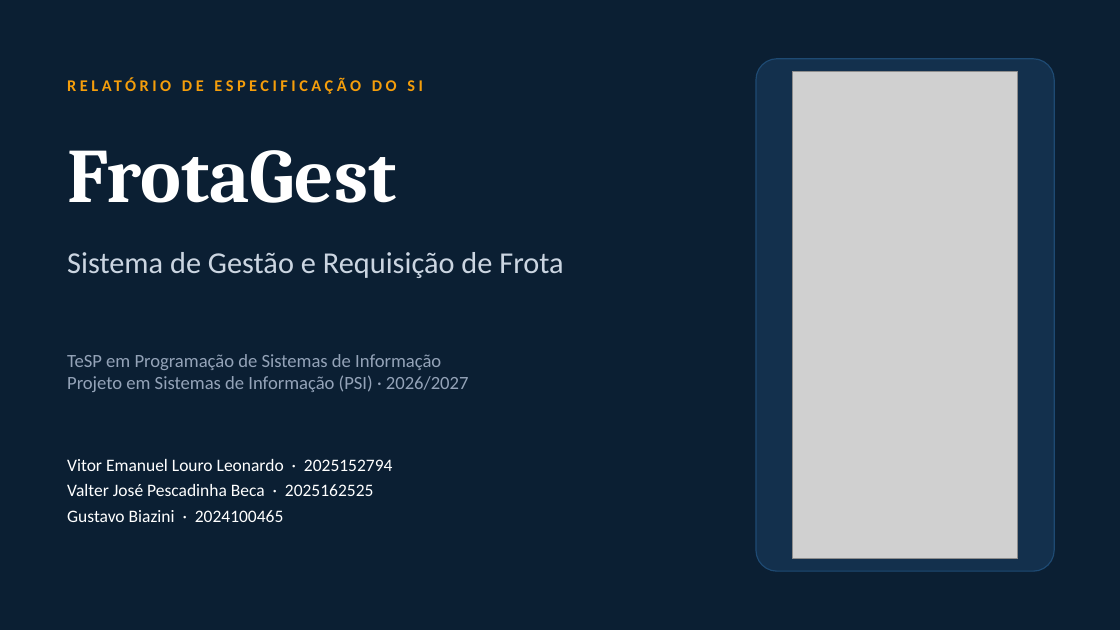
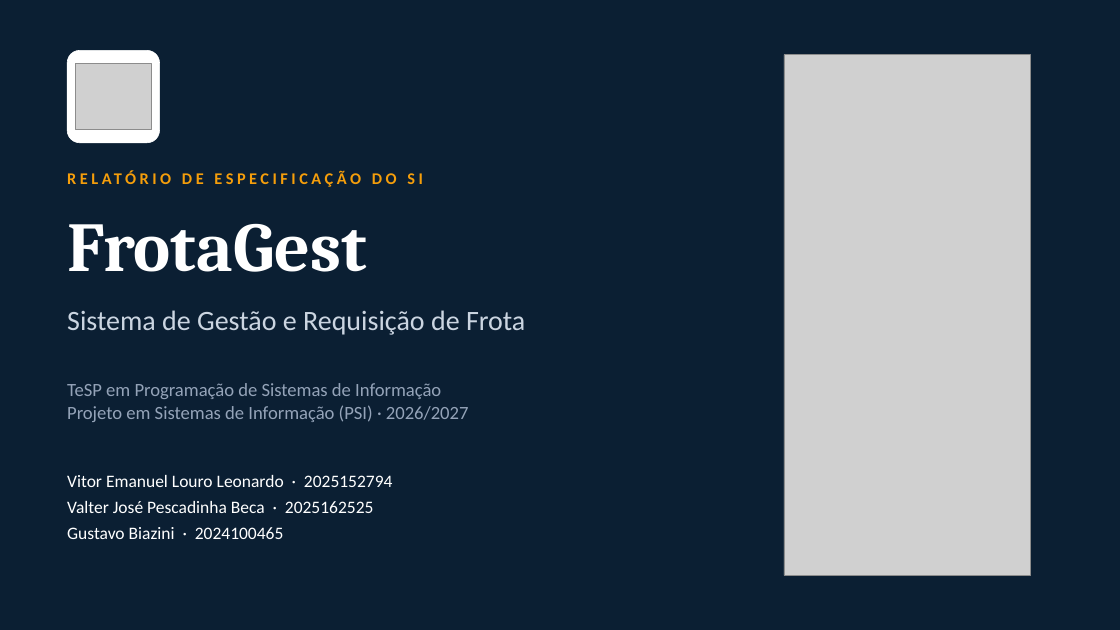
Before and after one commit to VitorLeonardoIPL/ProjetodeSistemasdeInforma-o, a slide deck: slide 1 of Docs/FrotaGest_Apresentacao_fase1.pptx. Drawn at 1120x630 pixels with LibreOffice and Linux fonts; fonts in the diff are those of the drawing; grey boxes stand for pictures. Boxes give left, top, right and bottom in pixels: in the first picture for what was removed or moved away, otherwise in the second. Text is boxed around its words. In the diff, an @@ line names an element or a change of style, - is before the commit and + after.

```diff
--- a/Docs/FrotaGest_Apresentacao_fase1.pptx
+++ b/Docs/FrotaGest_Apresentacao_fase1.pptx
@@ rounded rectangle added at <box>67,50,160,143</box>, fill #FFFFFF, outline #FFFFFF 0.5 pt @@
@@ rounded rectangle removed at <box>756,59,1054,571</box> @@
@@ picture: place and size @@
-picture at <box>792,71,1017,559</box>
+picture at <box>784,55,1030,576</box>
@@ picture added at <box>76,63,151,129</box> @@
@@ text "RELATÓRIO DE ESPECIFICAÇÃO DO SI": place and size @@
-text "RELATÓRIO DE ESPECIFICAÇÃO DO SI" at <box>170,252,201,273</box>
+text "RELATÓRIO DE ESPECIFICAÇÃO DO SI" at <box>162,310,191,330</box>
@@ text "FrotaGest": place and size @@
-text "FrotaGest" at <box>67,150,397,203</box>
+text "FrotaGest" at <box>67,223,367,272</box>
@@ text "FrotaGest" at <box>67,223,367,272</box>: size 66 to 60 pt @@
@@ text "Sistema de Gestão e Requisição ...": place and size @@
-text "Sistema de Gestão e Requisição ..." at <box>67,252,563,278</box>
+text "Sistema de Gestão e Requisição ..." at <box>67,310,525,335</box>
@@ text "Sistema de Gestão e Requisição ..." at <box>67,310,525,335</box>: size 26 to 24 pt @@
@@ text "TeSP em Programação de Sistemas ...": place and size @@
-text "TeSP em Programação de Sistemas ..." at <box>67,354,469,392</box>
+text "TeSP em Programação de Sistemas ..." at <box>67,383,469,422</box>
@@ text "Vitor Emanuel Louro Leonardo · ...": place and size @@
-text "Vitor Emanuel Louro Leonardo · ..." at <box>67,459,393,522</box>
+text "Vitor Emanuel Louro Leonardo · ..." at <box>67,475,393,539</box>
```
Also in this commit, not shown: 2 other slides changed, 3 other files.
